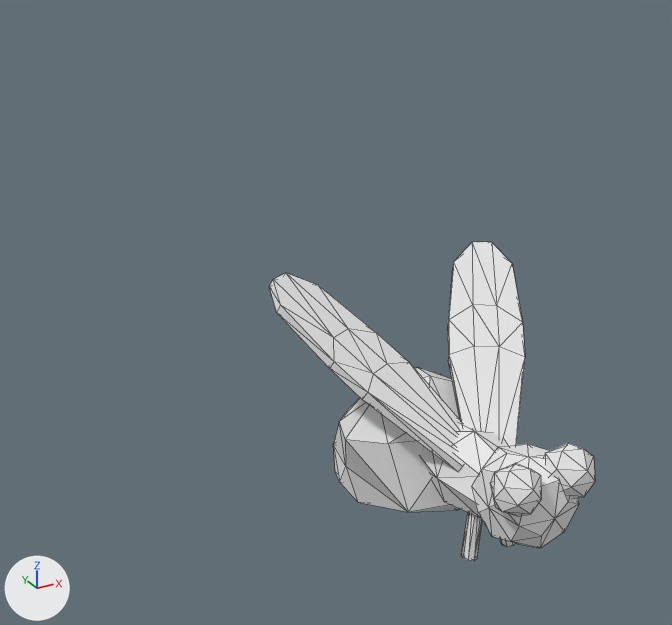
The Blender file Animations/FlyIdle.blend: old version first, new version second.
Before and after are seen from a 50 mm camera at (-5.17, -6.58, 6.27) aimed at (0.58, 3.88, 1.04). Every picture has the same lights, and +X, +Y and +Z are marked at lower left. Mesh edges are drawn as thin lines.

In view in the first picture: 'Fly'.
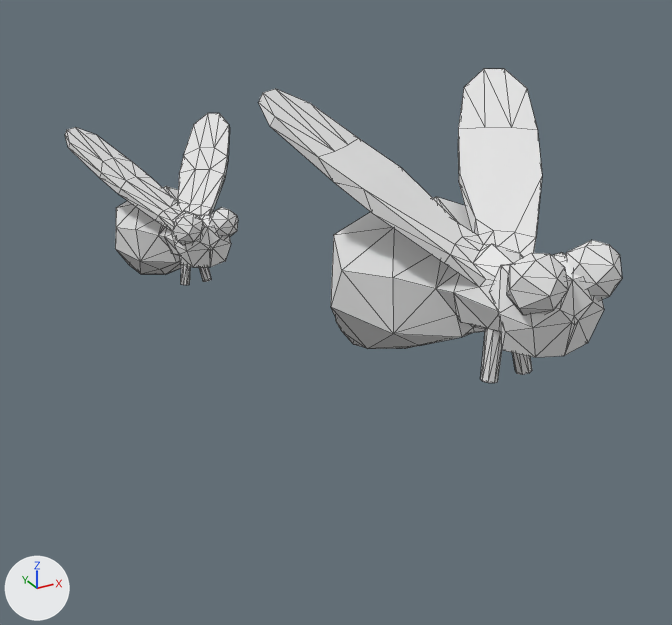
Boxes (x1, y1, x2, y2) around the edits, measured in the pictures (672 x 625 px; the box of a moved part takes in the faces that stretch with it):
'Fly', reshaped (12% wider): before (269, 242, 595, 561); after (258, 69, 622, 383)
'Fly.001', added: after (65, 113, 238, 285)
part 1 of me_cube_006, moved or reshaped: before (544, 443, 595, 498); after (565, 240, 622, 301)
part 2 of me_cube_006, moved or reshaped: before (490, 463, 541, 516); after (507, 253, 568, 315)
part 3 of me_cube_006, added: after (258, 69, 604, 383)
part 4 of me_cube_006, deleted: before (474, 444, 579, 548)
part 5 of me_cube_006, deleted: before (333, 368, 460, 512)
part 6 of me_cube_006, deleted: before (420, 424, 508, 518)
part 7 of me_cube_006, deleted: before (461, 512, 483, 561)
part 8 of me_cube_006, deleted: before (500, 539, 515, 547)
part 9 of me_cube_006, deleted: before (269, 242, 525, 471)

Patch to the scene script:
```diff
--- a/Animations/FlyIdle.blend.py
+++ b/Animations/FlyIdle.blend.py
@@ me_cube_006 @@
 # used by ob_fly; location = (0.0, 0.0, 0.0)
-me_cube_006.from_pydata(...)  # 242 vertices, 256 faces; spans x -1.42..1.51, y -1.4..2.39, z -0.52..2.62
+me_cube_006.from_pydata(...)  # 254 vertices, 481 faces; spans x -1.52..1.52, y -1.4..2.39, z 1.5..4.62
+# me_cube_006 part 1: the loose piece of 22 vertices spanning x 0.03..0.58, y -1.4..-0.88, z 1.14..1.66 is moved by (0.0, 0.0, 2.0)
+# me_cube_006 part 2: the loose piece of 22 vertices spanning x -0.57..-0.06, y -1.38..-0.9, z 1.16..1.65 is scaled about its middle by (-1.07, 1.07, 1.07), then moved by (0.01, 0.0, 2.0)
+# me_cube_006 part 3: a new loose piece of 210 vertices spanning x -1.52..1.52, y -1.32..2.39, z 1.5..4.62, in mat_material (white #e7e7e7)
+# me_cube_006 part 4: the loose piece of 38 vertices spanning x -0.41..0.46, y -1.32..-0.45, z 0.64..1.51 is deleted
+# me_cube_006 part 5: the loose piece of 38 vertices spanning x -0.83..0.86, y -0.01..2.39, z -0.52..1.61 is deleted
+# me_cube_006 part 6: the loose piece of 26 vertices spanning x -0.47..0.39, y -0.98..0.71, z 0.56..1.41 is deleted
+# me_cube_006 part 7: the loose piece of 16 vertices spanning x -0.37..-0.06, y -0.59..-0.32, z 0.18..0.93 is deleted
+# me_cube_006 part 8: the loose piece of 16 vertices spanning x 0.0..0.28, y -0.59..-0.32, z 0.18..0.94 is deleted
+# me_cube_006 part 9
+# 64 vertices are removed from x -1.42..1.51, y -0.43..1.97, z 1.11..2.62
+# 60 faces are deleted
 me_cube_006.materials.append(mat_material)
@@ me_cube_000 @@
+me_cube_000.from_pydata(...)  # 145 vertices, 139 faces; spans x 0.0..1.52, y -1.4..2.39, z -0.5..2.62
+me_cube_000.materials.append(mat_material)  # white #e7e7e7
@@ ob_fly_001 @@
+ob_fly_001 = bpy.data.objects.new('Fly.001', me_cube_000)
+ob_fly_001.location = (0.0, 8.41, 0.0)
+_m = ob_fly_001.modifiers.new('Triangulate', 'TRIANGULATE')
+_m = ob_fly_001.modifiers.new('Mirror', 'MIRROR')
+_m.use_clip = True
```
